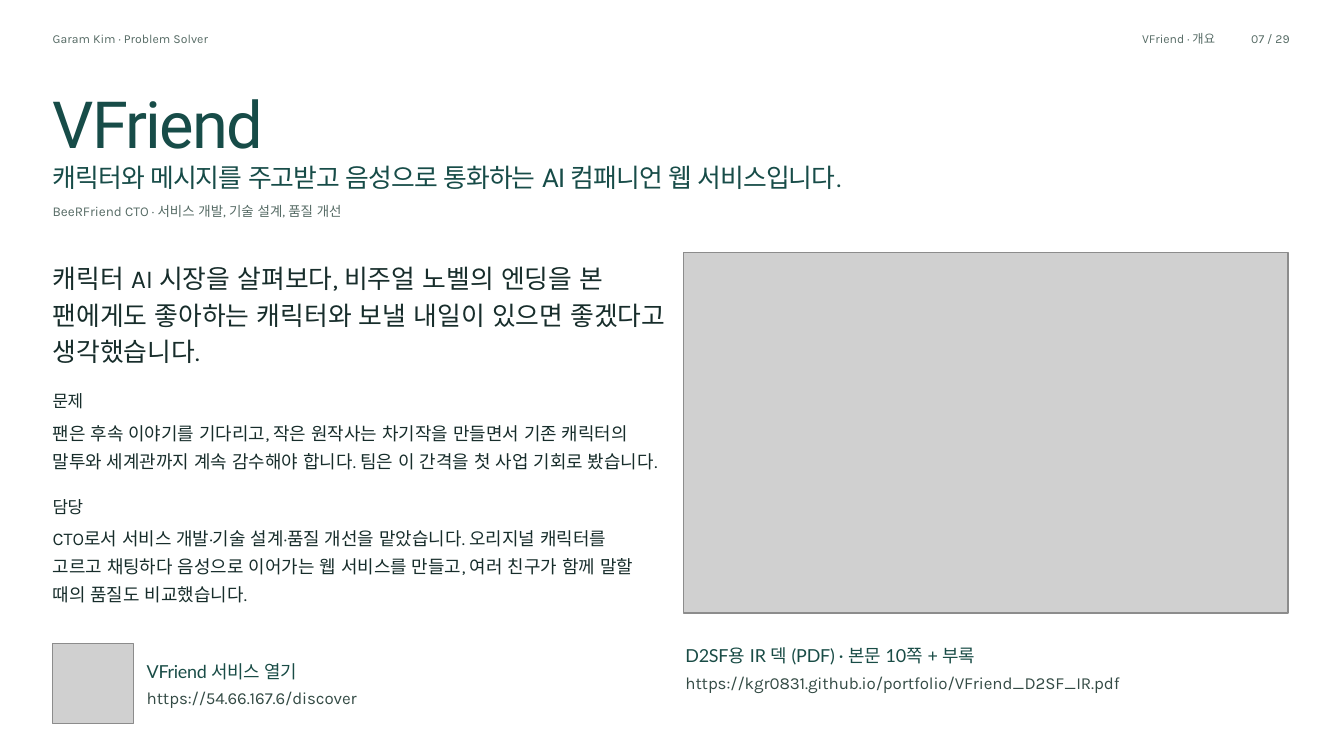
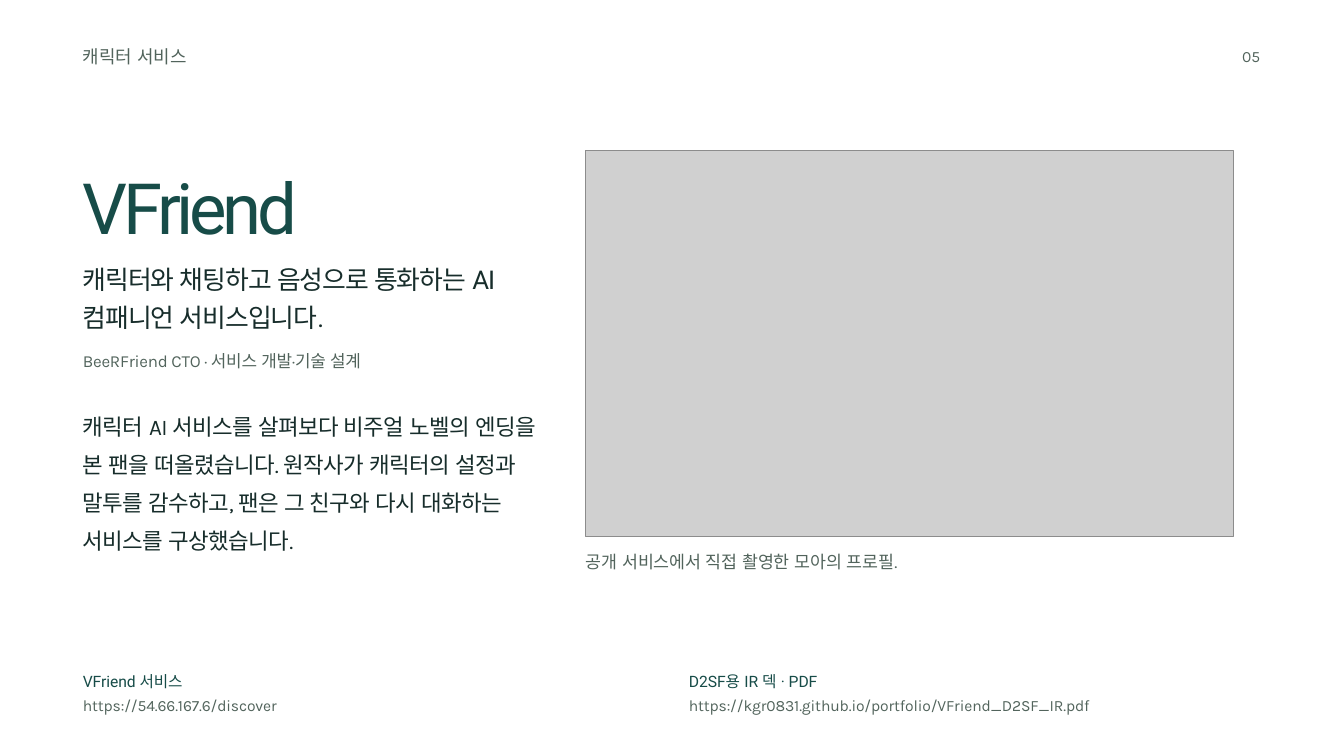
Before and after one commit to kgr0831/kgr0831.github.io, a slide deck: slide 5 of portfolio/pearlabyss/portfolio.pptx (slide 7 before the commit). Drawn at 1344x756 pixels with LibreOffice and Linux fonts; fonts in the diff are those of the drawing; grey boxes stand for pictures; background and template pictures are left out. Boxes give left, top, right and bottom in pixels: in the first picture for what was removed or moved away, otherwise in the second. Text is boxed around its words. In the diff, an @@ line names an element or a change of style, - is before the commit and + after.

Commit message:
Edit the portfolio around project intent and process with a quieter 17-page layout

```diff
--- a/portfolio/pearlabyss/portfolio.pptx
+++ b/portfolio/pearlabyss/portfolio.pptx
@@ text removed at box(53, 34, 208, 43) @@
-Garam Kim · Problem Solver
@@ text added at box(83, 48, 186, 65), 12 pt, text #52645C @@
+캐릭터 서비스
@@ text removed at box(1142, 33, 1215, 44) @@
-VFriend · 개요
@@ text added at box(1242, 52, 1260, 62), 10.5 pt, text #52645C @@
+05
@@ text removed at box(1251, 35, 1289, 43) @@
-07 / 29
@@ text removed at box(53, 165, 843, 189) @@
-캐릭터와 메시지를 주고받고 음성으로 통화하는 AI 컴패니언 웹 서비스입니다.
@@ text "VFriend": place and size @@
-text "VFriend" at box(53, 99, 263, 149)
+text "VFriend" at box(83, 181, 297, 235)
@@ text "VFriend" at box(83, 181, 297, 235): size 43.5 to 47.2 pt, letter spacing -1.3 to -2.9 pt @@
@@ picture: place and size @@
-picture at box(683, 252, 1287, 612)
+picture at box(586, 151, 1233, 537)
@@ text added at box(83, 267, 495, 291), 17.2 pt, text #172D2B @@
+캐릭터와 채팅하고 음성으로 통화하는 AI
@@ text removed at box(53, 303, 665, 327) @@
-팬에게도 좋아하는 캐릭터와 보낼 내일이 있으면 좋겠다고
@@ text added at box(83, 305, 324, 329), 17.2 pt, text #172D2B @@
+컴패니언 서비스입니다.
@@ text removed at box(53, 339, 200, 363) @@
-생각했습니다.
@@ text at box(83, 353, 361, 369): text changed; size 9 to 11.2 pt; text colour #566B65 to #52645C @@
-BeeRFriend CTO · 서비스 개발, 기술 설계, 품질 개선
+BeeRFriend CTO · 서비스 개발·기술 설계
@@ text removed at box(53, 393, 84, 409) @@
-문제
@@ text at box(83, 416, 536, 437): text changed; size 17.2 to 15 pt @@
-캐릭터 AI 시장을 살펴보다, 비주얼 노벨의 엔딩을 본
+캐릭터 AI 서비스를 살펴보다 비주얼 노벨의 엔딩을
@@ text removed at box(53, 425, 628, 442) @@
-팬은 후속 이야기를 기다리고, 작은 원작사는 차기작을 만들면서 기존 캐릭터의
@@ text removed at box(53, 453, 657, 470) @@
-말투와 세계관까지 계속 감수해야 합니다. 팀은 이 간격을 첫 사업 기회로 봤습니다.
@@ text added at box(83, 454, 516, 475), 15 pt, text #172D2B @@
+본 팬을 떠올렸습니다. 원작사가 캐릭터의 설정과
@@ text removed at box(53, 499, 84, 515) @@
-담당
@@ text added at box(83, 492, 502, 514), 15 pt, text #172D2B @@
+말투를 감수하고, 팬은 그 친구와 다시 대화하는
@@ text removed at box(53, 530, 606, 547) @@
-CTO로서 서비스 개발·기술 설계·품질 개선을 맡았습니다. 오리지널 캐릭터를
@@ text at box(83, 530, 294, 551): text changed; size 12 to 15 pt @@
-때의 품질도 비교했습니다.
+서비스를 구상했습니다.
@@ text removed at box(53, 558, 633, 575) @@
-고르고 채팅하다 음성으로 이어가는 웹 서비스를 만들고, 여러 친구가 함께 말할
@@ text added at box(586, 553, 898, 570), 11.6 pt, text #52645C @@
+공개 서비스에서 직접 촬영한 모아의 프로필.
@@ picture removed at box(53, 643, 133, 724) @@
@@ text at box(83, 674, 183, 689): text changed; size 12 to 10.5 pt; font Lato to Roboto; text colour #194C46 to #174C48 @@
-VFriend 서비스 열기
+VFriend 서비스
@@ text at box(689, 674, 818, 689): text changed; size 12 to 10.5 pt; font Lato to Roboto; text colour #194C46 to #174C48 @@
-D2SF용 IR 덱 (PDF) · 본문 10쪽 + 부록
+D2SF용 IR 덱 · PDF
@@ text "https://54.66.167.6/discover" at box(83, 699, 277, 715): size 11.2 to 10.5 pt, text colour #344B45 to #52645C @@
@@ text "https://54.66.167.6/discover": place and size @@
-text "https://54.66.167.6/discover" at box(147, 691, 357, 708)
+text "https://54.66.167.6/discover" at box(83, 699, 277, 715)
@@ text "https://kgr0831.github.io/portfolio/VFriend_D2SF_IR.pdf": place and size @@
-text "https://kgr0831.github.io/portfolio/VFriend_D2SF_IR.pdf" at box(685, 676, 1119, 693)
+text "https://kgr0831.github.io/portfolio/VFriend_D2SF_IR.pdf" at box(689, 699, 1090, 715)
@@ text "https://kgr0831.github.io/portfolio/VFriend_D2SF_IR.pdf" at box(689, 699, 1090, 715): size 11.2 to 10.5 pt, text colour #344B45 to #52645C @@
```
Also in this commit, not shown: 7 other slides changed, 9 slides added, 21 slides removed, 8 other files.
